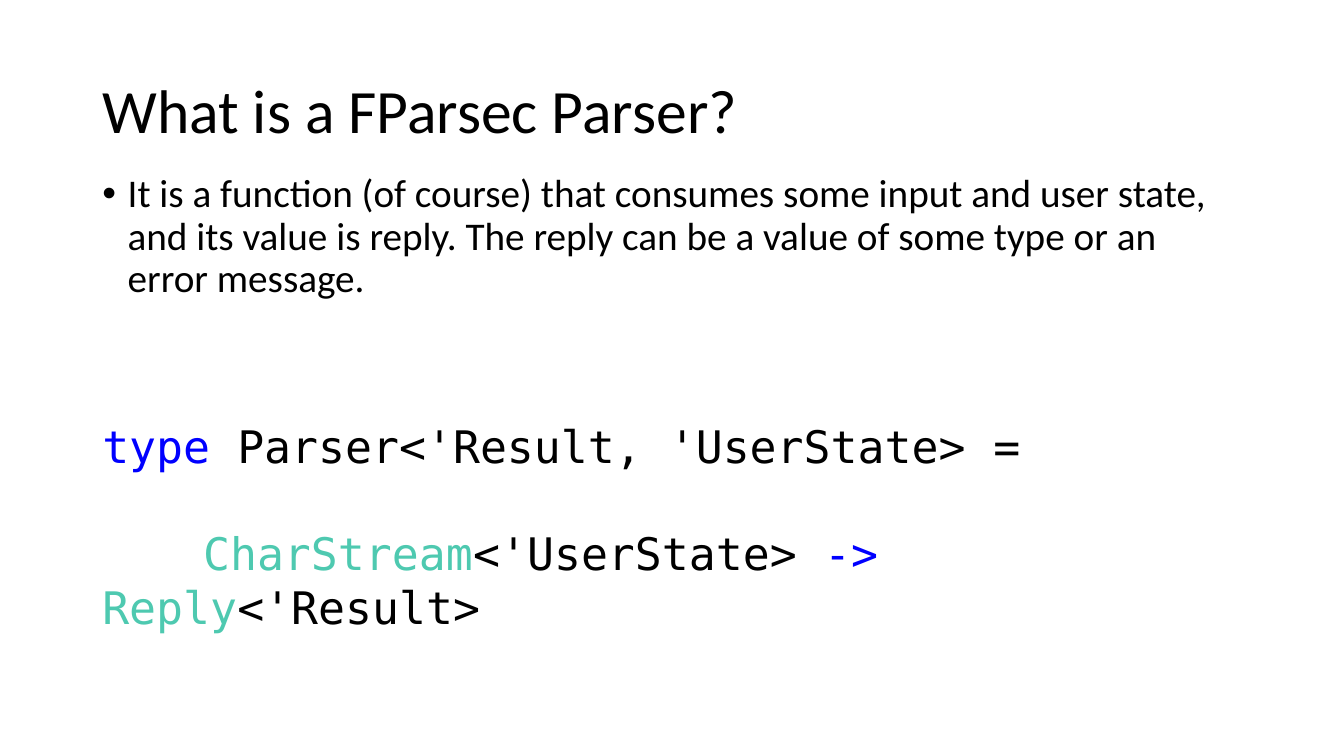
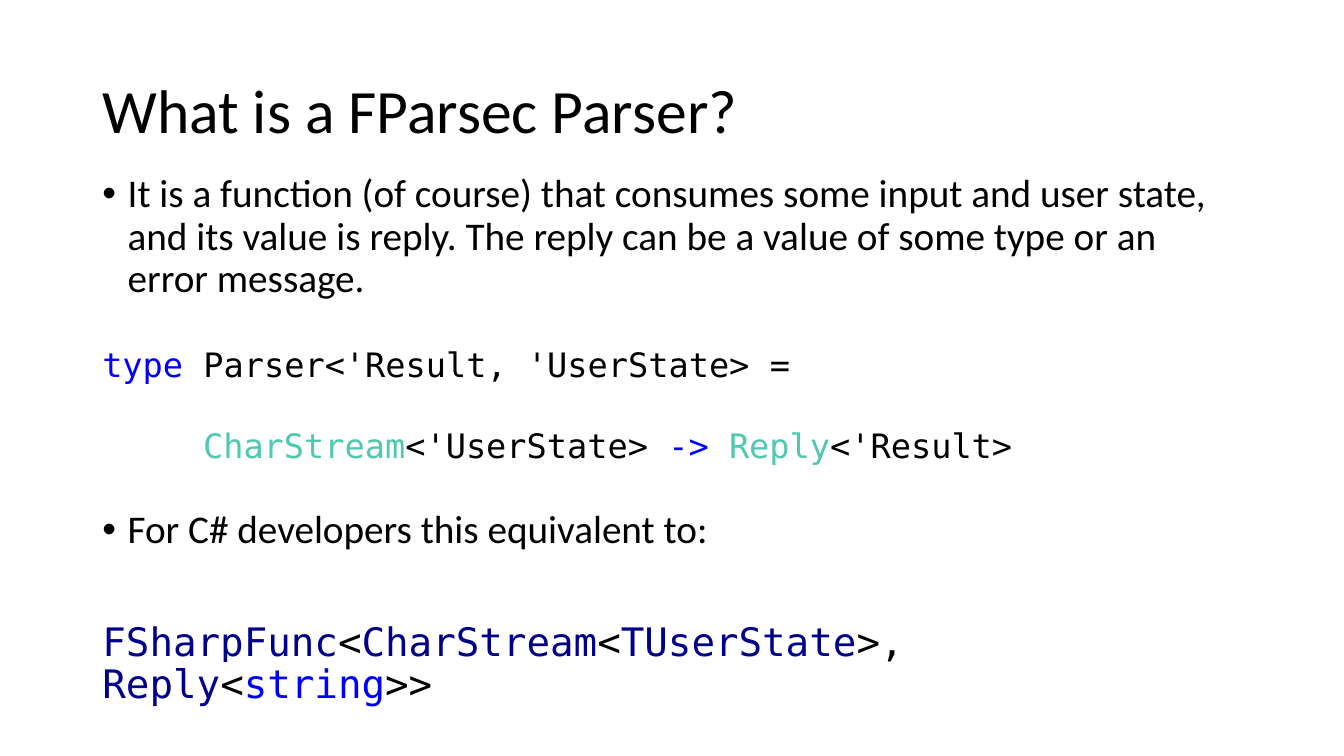
Before and after one commit to atiboros/PracticalFParsec, a slide deck: slide 13 of Slides/Practical FParsec V2.pptx (slide 14 before the commit). Drawn at 1344x756 pixels with LibreOffice and Linux fonts; fonts in the diff are those of the drawing. Boxes give left, top, right and bottom in pixels: in the first picture for what was removed or moved away, otherwise in the second. Text is boxed around its words. In the diff, an @@ line names an element or a change of style, - is before the commit and + after.

```diff
--- a/Slides/Practical FParsec V2.pptx
+++ b/Slides/Practical FParsec V2.pptx
@@ text "type Parser<'Result, 'UserState> =": place and size @@
-text "type Parser<'Result, 'UserState> =" at bbox=[102, 428, 966, 634]
+text "type Parser<'Result, 'UserState> =" at bbox=[102, 351, 1012, 465]
@@ text "type Parser<'Result, 'UserState> =" at bbox=[102, 351, 1012, 465]: size 32 to 24 pt @@
@@ text added at bbox=[102, 515, 903, 707], 28 pt, text #000000 @@
+• For C# developers this equivalent to:
+FSharpFunc<CharStream<TUserState>, Reply<string>>
```
Also in this commit, not shown: 8 other slides changed, 8 slides added, 5 slides removed, 1 other file.
